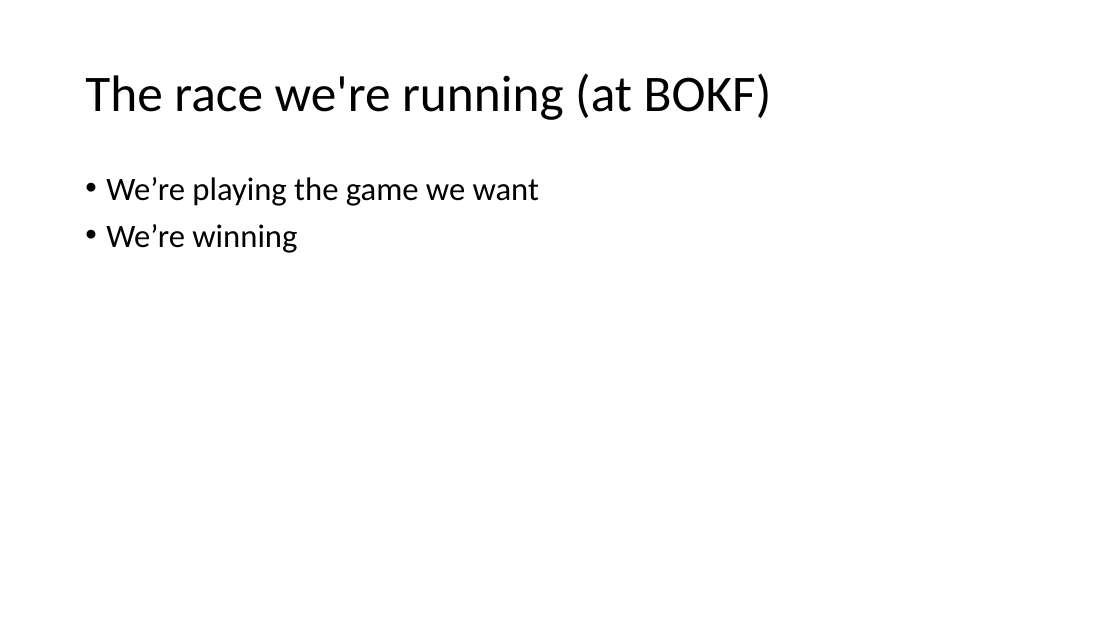
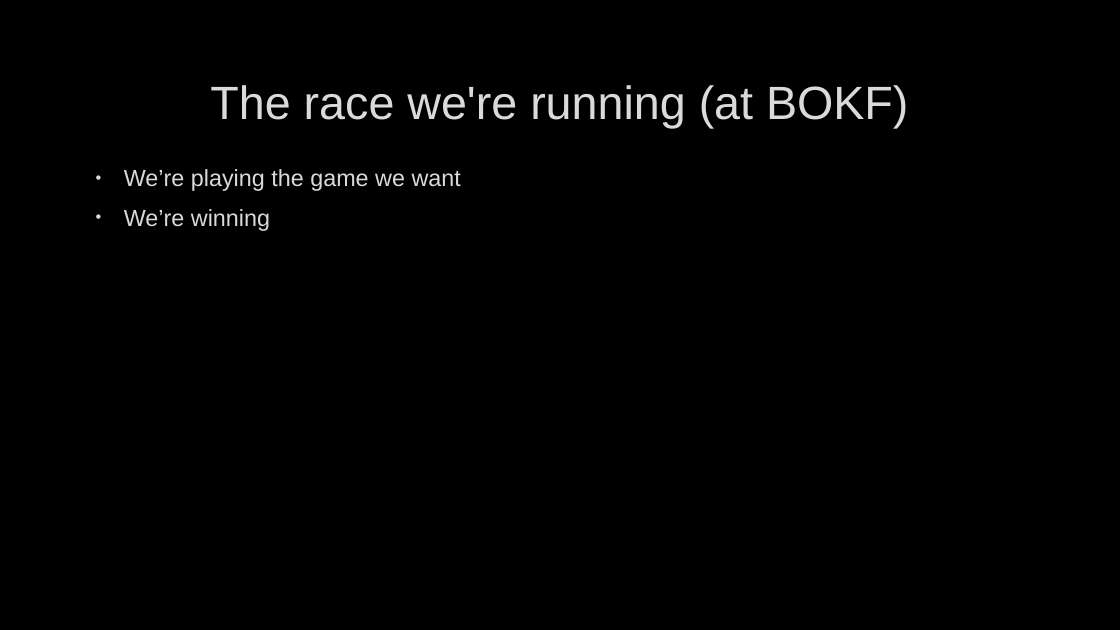
Before and after one commit to jugisahunk/presentations, a slide deck: slide 33 of tortoise-and-hare/tortoise-and-hare.pptx (slide 32 before the commit). Drawn at 1120x630 pixels with LibreOffice and Linux fonts; fonts in the diff are those of the drawing; background and template pictures are left out. Boxes give left, top, right and bottom in pixels: in the first picture for what was removed or moved away, otherwise in the second. Text is boxed around its words. In the diff, an @@ line names an element or a change of style, - is before the commit and + after.

```diff
--- a/tortoise-and-hare/tortoise-and-hare.pptx
+++ b/tortoise-and-hare/tortoise-and-hare.pptx
@@ background #FFFFFF to picture (left out) @@
@@ title "The race we're running (at ...": place and size @@
-title "The race we're running (at ..." at [85, 73, 772, 120]
+title "The race we're running (at ..." at [210, 85, 908, 128]
@@ title "The race we're running (at ..." at [210, 85, 908, 128]: size 44 to 40 pt, font Calibri to Arial, text colour #000000 to #DADADA, letter outline none to #404040 0.75 pt; alignment left to centre; line spacing 0.9 to 1 @@
@@ text "We’re playing the game we ...": place and size @@
-text "We’re playing the game we ..." at [106, 177, 539, 253]
+text "We’re playing the game we ..." at [124, 169, 461, 231]
@@ text "We’re playing the game we ..." at [124, 169, 461, 231]: size 28 to 20 pt, font Calibri to Arial, text colour #000000 to #DADADA, letter outline none to #404040 0.75 pt; indent changed; line spacing 0.9 to 1 @@
```
Also in this commit, not shown: 31 other slides changed, 3 slides added, 2 slides removed.
